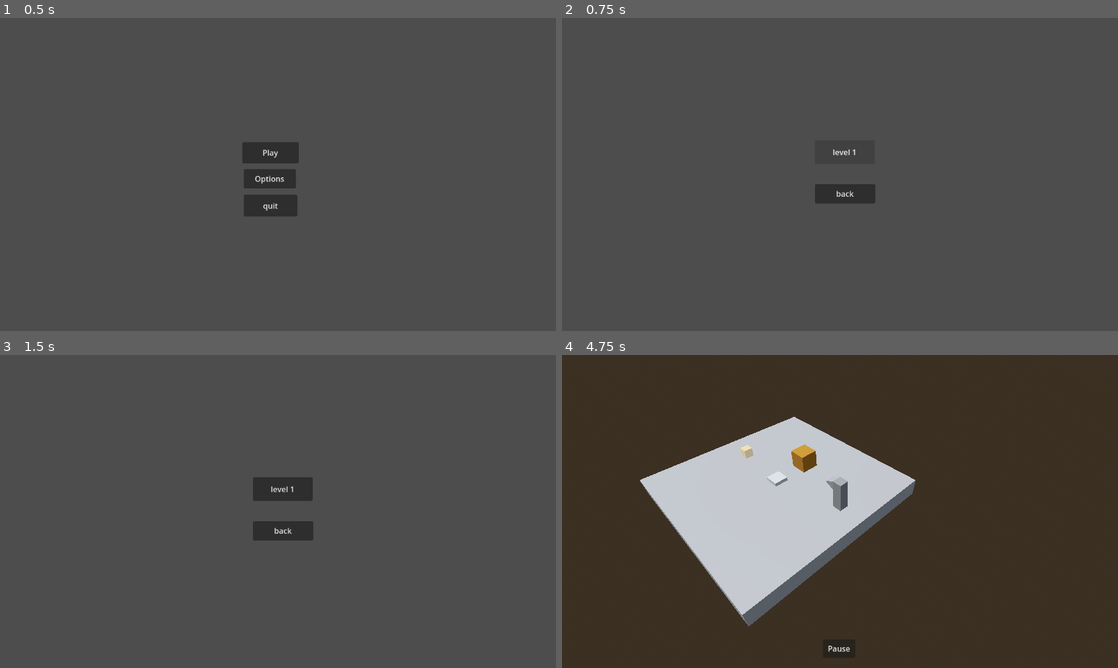
Above: before the commit, frames 1-4 (two rows, left to right).
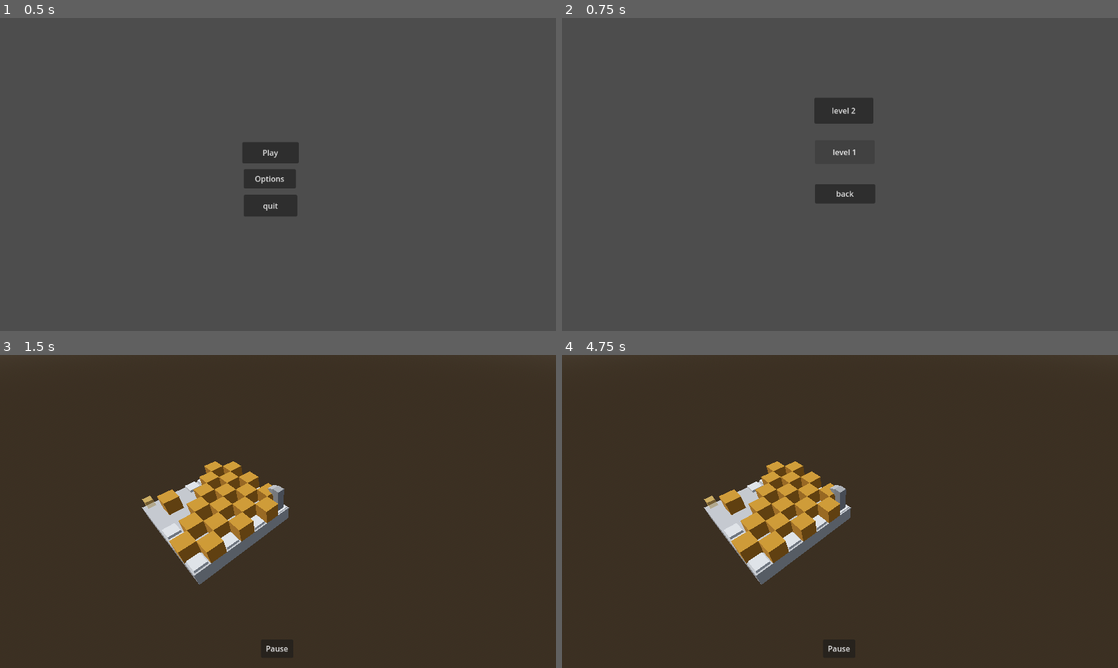
Above: after the commit, the same moments.

Repository: Jnight1104/Iso-Journey
Game: Godot game, scene res://Scenes/Main_menu.tscn
The game is run twice, just before and just after one commit, with the same random seed, the same clock (stepped at 60 frames per second) and the same inputs. The project has no main scene, so this scene is started directly.
Inputs (mouse positions are in pixels of both pictures, inside the frame that each line leads up to):
- Up to frame 1 (0.5 s): no input
- Up to frame 2 (0.75 s): click "Play" at 0.5 s
- Up to frame 3 (1.5 s): click (283, 448) at 1.25 s, where only the run after the commit has a clickable "level 2"
- Up to frame 4 (4.75 s): click (845, 489) at 2 s, where only the run before the commit has a clickable "level 1"; click "Pause" at 2.75 s; click "Resume" at 3.5 s; tap Enter at 4.25 s; hold Right (ui_right) from 4.28 s (still down); tap = (ui_plus) at 4.35 s

Frame 1 is identical in both runs. In frame 2, 0.9% of the frame differs, in the area x 45-56%, y 25-34%; in frame 3, 99%, in the area x 0-100%, y 0-100%; in frame 4, 16%.

Commit message:
Implemented selection of level 2 from level select screen

Diff:
--- a/Scenes/Level_select_menu.tscn
+++ b/Scenes/Level_select_menu.tscn
@@ -19,6 +19,14 @@
 offset_bottom = 302.0
 text = "level 1"
 
+[node name="Level_2" type="Button" parent="."]
+layout_mode = 0
+offset_left = 523.0
+offset_top = 165.0
+offset_right = 645.0
+offset_bottom = 219.0
+text = "level 2"
+
 [node name="Back" type="Button" parent="."]
 layout_mode = 0
 offset_left = 524.0
@@ -28,4 +36,5 @@
 text = "back"
 
 [connection signal="button_up" from="Level_1" to="." method="_level_1_pressed"]
+[connection signal="button_up" from="Level_2" to="." method="_level_2_pressed"]
 [connection signal="button_up" from="Back" to="." method="_back_button_pressed"]
--- a/Scripts/box.gd
+++ b/Scripts/box.gd
@@ -7,6 +7,7 @@
 const RIGHT : Vector3 = Vector3(0, 0, 1)
 const MOVE_DELAY : float = 0.1
 const UNDO : Vector3 = Vector3(-100, 0, 0)
+const REDO : Vector3 = Vector3(100, 0, 0)
 const WAIT : Vector3 = Vector3(100, 100, 100)
 const UNDO_OFFSET : int = 1
 var target_location : Vector3 = Vector3(0, 0, 0)
--- a/Scripts/level_select_menu.gd
+++ b/Scripts/level_select_menu.gd
@@ -12,6 +12,11 @@
 	global.level = 1
 	get_tree().change_scene_to_file("res://Scenes/Level_1.tscn")
 
+# Begins level 2 when it is pressed
+func _level_2_pressed():
+	global.level = 2
+	get_tree().change_scene_to_file("res://Scenes/Level_2.tscn")
+
 
 # Navigation back to main menu when back is pressed
 func _back_button_pressed():
--- a/Scripts/player.gd
+++ b/Scripts/player.gd
@@ -13,6 +13,7 @@
 const OBSTACLE_BUFFER_SCALE : float = 0.3
 const UNDO_OFFSET : int = 1
 const UNDO : Vector3 = Vector3(-100, 0, 0)
+const REDO : Vector3 = Vector3(100, 0, 0)
 const WAIT : Vector3 = Vector3(100, 100, 100)
 var target_location : Vector3 = SPAWN
 var moving : bool = false
@@ -42,6 +43,8 @@
 	if not game_finished and not global.paused:
 		if Input.is_action_just_pressed("ui_minus"):
 			_move_input(UNDO)
+		elif Input.is_action_just_pressed("ui_plus"):
+			_move_input(REDO)
 		elif Input.is_action_just_pressed("ui_up"):
 			_move_input(UP)
 		elif Input.is_action_just_pressed("ui_down"):
@@ -76,6 +79,8 @@
 			$Move_delay_timer.start(MOVE_DELAY)
 		else:
 			$Move_delay_timer.start(SHORT_MOVE_DELAY)
+	elif direction == REDO:
+		pass
 	else:
 		if undos > 0:
 			action_history = action_history.slice(0, len(action_history) - undos)
